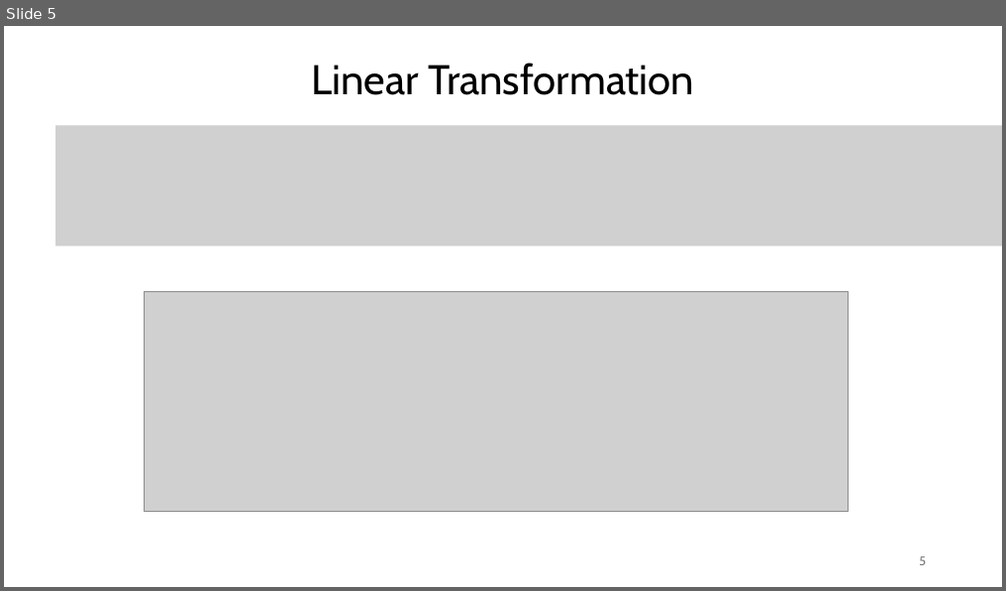
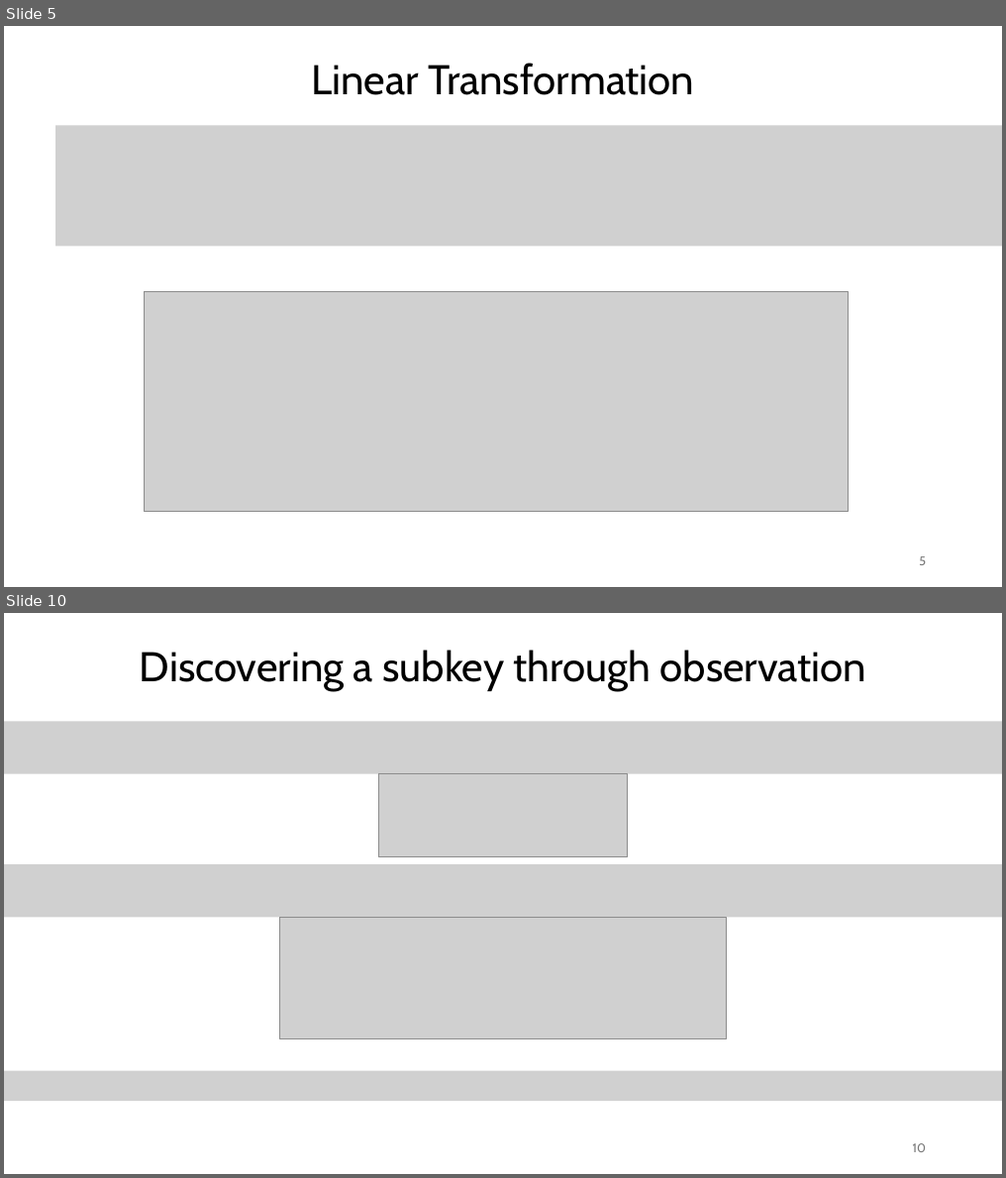
Before and after one commit to Specht1000/PFE-SM4-Fault-Injection, a slide deck: docs/Apresentation_PFE.pptx. Shown one above the other, each under a label of ours: slide 5 before the commit, slides 5 and 10 after it; the slides between them are not shown. The pictures are 1006x591 and 1006x1178 pixels, drawn with LibreOffice and Linux fonts; fonts in the diff are those of the drawing; grey boxes stand for pictures. Boxes give left, top, right and bottom in pixels: in the first picture for what was removed or moved away, otherwise in the second. Text is boxed around its words. In the diff, an @@ line names an element or a change of style, - is before the commit and + after.

```diff
--- a/docs/Apresentation_PFE.pptx
+++ b/docs/Apresentation_PFE.pptx
@@ slide 10 added at (4,613,1002,1174), background #FFFFFF @@
@@ text added at (140,650,866,691), 40 pt, text #000000 @@
+Discovering a subkey through observation
@@ picture added at (4,722,1002,774) @@
@@ picture added at (378,774,627,858) @@
@@ picture added at (4,864,1002,918) @@
@@ picture added at (280,918,727,1039) @@
@@ picture added at (4,1071,1002,1101) @@
@@ page number added at (913,1144,926,1153), 12 pt, text #797979 @@
+10
```
Also in this commit, not shown: 1 slide changed, 6 other slides added, 1 slide removed, 33 other files.
